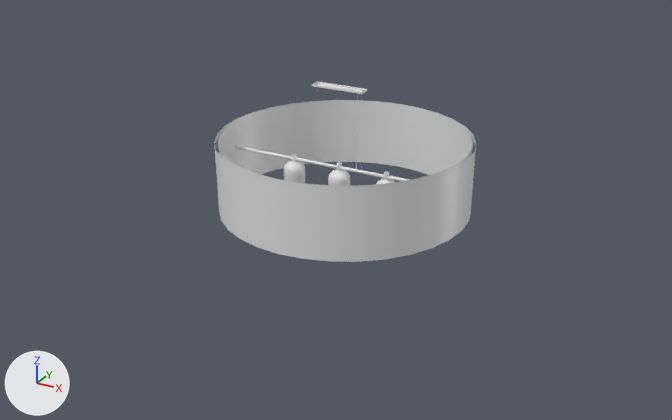
The FBX model Epiroc Virtual Exhibition/Assets/Models/NewEnvironment/LogoLamp/LogoLamp.fbx as it was, and as the next commit left it.
The view is the same before and after, from a 50 mm camera at (0.193, -0.359, 0.064) aimed at (0.004, -0.016, -0.108). Lighting does not change. The marker at lower left points along +X, +Y and +Z. Where no turn or scale is listed for an object, it has been applied to the vertices.

Names of what the first picture shows: 'LogoLamp'.
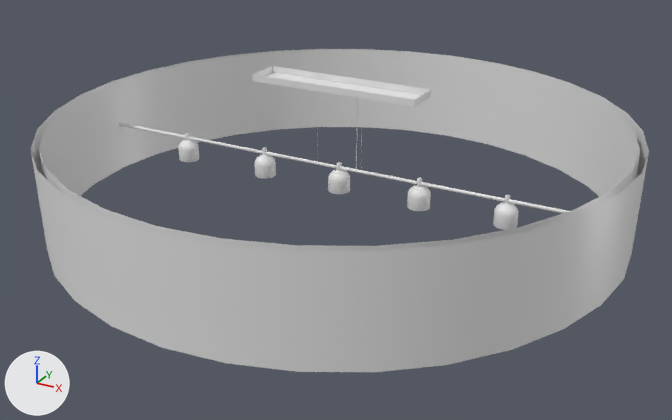
What differs and where, as boxes (x1, y1, x2, y2) in the pictures (672 x 420 px; the box of a moved part takes in the faces that stretch with it):
'LogoLamp', reshaped, moved (135% wider, 80% taller)
    before: (214, 82, 476, 262)
    after: (31, 49, 649, 373)
part 1 of me_mesh, moved or reshaped
    before: (292, 153, 297, 162)
    after: (185, 132, 190, 141)
part 2 of me_mesh, moved or reshaped
    before: (214, 100, 476, 262)
    after: (31, 49, 649, 373)
part 3 of me_mesh, moved or reshaped
    before: (376, 178, 395, 184)
    after: (407, 185, 431, 211)
part 4 of me_mesh, moved or reshaped
    before: (235, 145, 410, 181)
    after: (119, 123, 570, 213)
part 5 of me_mesh, moved or reshaped
    before: (384, 171, 389, 180)
    after: (417, 177, 422, 187)
part 6 of me_mesh, moved or reshaped
    before: (328, 169, 350, 185)
    after: (328, 169, 350, 194)
part 7 of me_mesh, added
    after: (504, 194, 510, 204)
part 8 of me_mesh, moved or reshaped
    before: (284, 160, 305, 183)
    after: (255, 155, 276, 178)
part 9 of me_mesh, added
    after: (178, 139, 199, 162)
part 10 of me_mesh, moved or reshaped
    before: (312, 82, 367, 94)
    after: (252, 66, 431, 107)
part 11 of me_mesh, added
    after: (493, 202, 518, 230)

What changed in the scene script:
```text
Change me_mesh:
    where me_mesh.from_pydata(...)  # 4909 vertices, 4535 faces; spans x -0.06..0.06, y -0.06..0.06, z -0.0298..0.0298
    used by ob_logolamp; location = (0.0, 0.0, -0.0827)
    me_mesh part 1: the loose piece of 288 vertices spanning x -0.0257..-0.0234, y -0.0063..-0.004, z -0.01..-0.0062 is moved by (-0.0625, 0.0054, 0.0005)
    me_mesh part 2: the loose piece of 256 vertices spanning x -0.06..0.06, y -0.06..0.06, z -0.0298..0.0041 is scaled about its middle by (2.23, 2.23, 1.39), then moved by (0.0, 0.0, 0.0038)
    me_mesh part 3: the loose piece of 736 vertices spanning x 0.0189..0.0292, y -0.0103..0.0, z -0.0201..-0.01 is moved by (0.0163, 0.0054, 0.0005)
    me_mesh part 4: the loose piece of 32 vertices spanning x -0.0588..0.0588, y -0.0061..-0.0045, z -0.0095..-0.0079 is scaled about its middle by (2.25, 1, 1), then moved by (0.0, 0.0054, 0.0005)
    me_mesh part 5: the loose piece of 288 vertices spanning x 0.0229..0.0252, y -0.0063..-0.004, z -0.01..-0.0062 is moved by (0.0163, 0.0054, 0.0005)
    me_mesh part 6: the loose piece of 736 vertices spanning x -0.0054..0.0049, y -0.0103..0.0, z -0.0201..-0.01 is moved by (0.0, 0.0054, 0.0005)
    me_mesh part 7: the loose piece of 288 vertices spanning x 0.0229..0.0252, y -0.0063..-0.004, z -0.01..-0.0062 is copied, and the copy is moved by (0.0569, 0.0054, 0.0005); it spans x 0.0797..0.082, y -0.0009..0.0014, z -0.0095..-0.0056
    me_mesh part 8: the loose piece of 736 vertices spanning x -0.0296..-0.0194, y -0.0103..0.0, z -0.0201..-0.01 is moved by (-0.0166, 0.0054, 0.0005)
    me_mesh part 9: the loose piece of 736 vertices spanning x -0.0296..-0.0194, y -0.0103..0.0, z -0.0201..-0.01 is copied, and the copy is moved by (-0.0625, 0.0054, 0.0005); it spans x -0.0922..-0.0819, y -0.0049..0.0053, z -0.0195..-0.0094
    me_mesh part 10: the loose piece of 57 vertices spanning x -0.0129..0.0124, y -0.0078..-0.0025, z 0.0288..0.0298 is scaled about its middle by 3.22, then moved by (0.0, 0.0054, 0.0017)
    me_mesh part 11: the loose piece of 736 vertices spanning x 0.0189..0.0292, y -0.0103..0.0, z -0.0201..-0.01 is copied, and the copy is moved by (0.0569, 0.0054, 0.0005); it spans x 0.0757..0.086, y -0.0049..0.0053, z -0.0195..-0.0094
Change ob_logolamp:
    ob_logolamp.location: (0.0, 0.0, -0.0827) -> (0.0, -0.0054, -0.0832)
```
